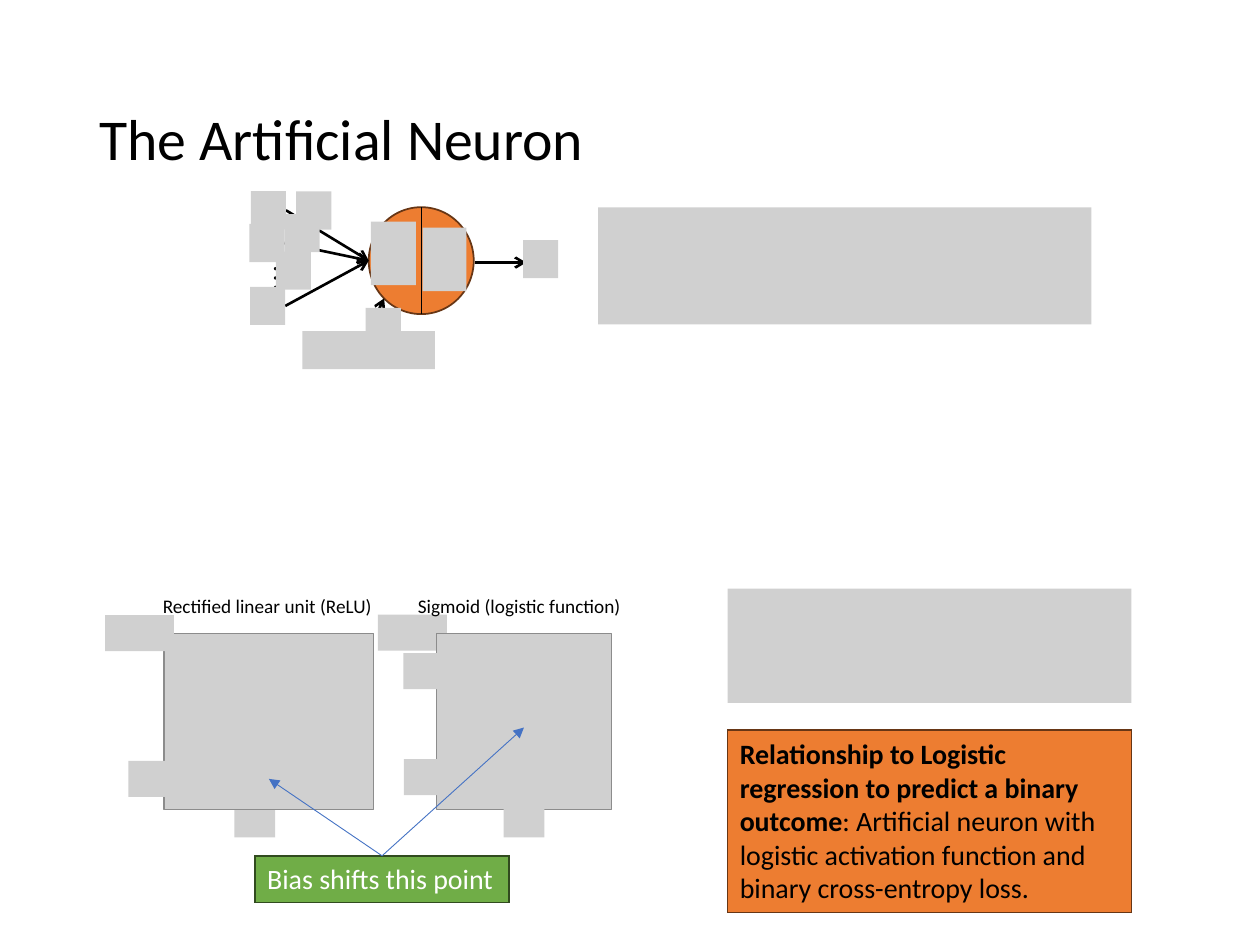
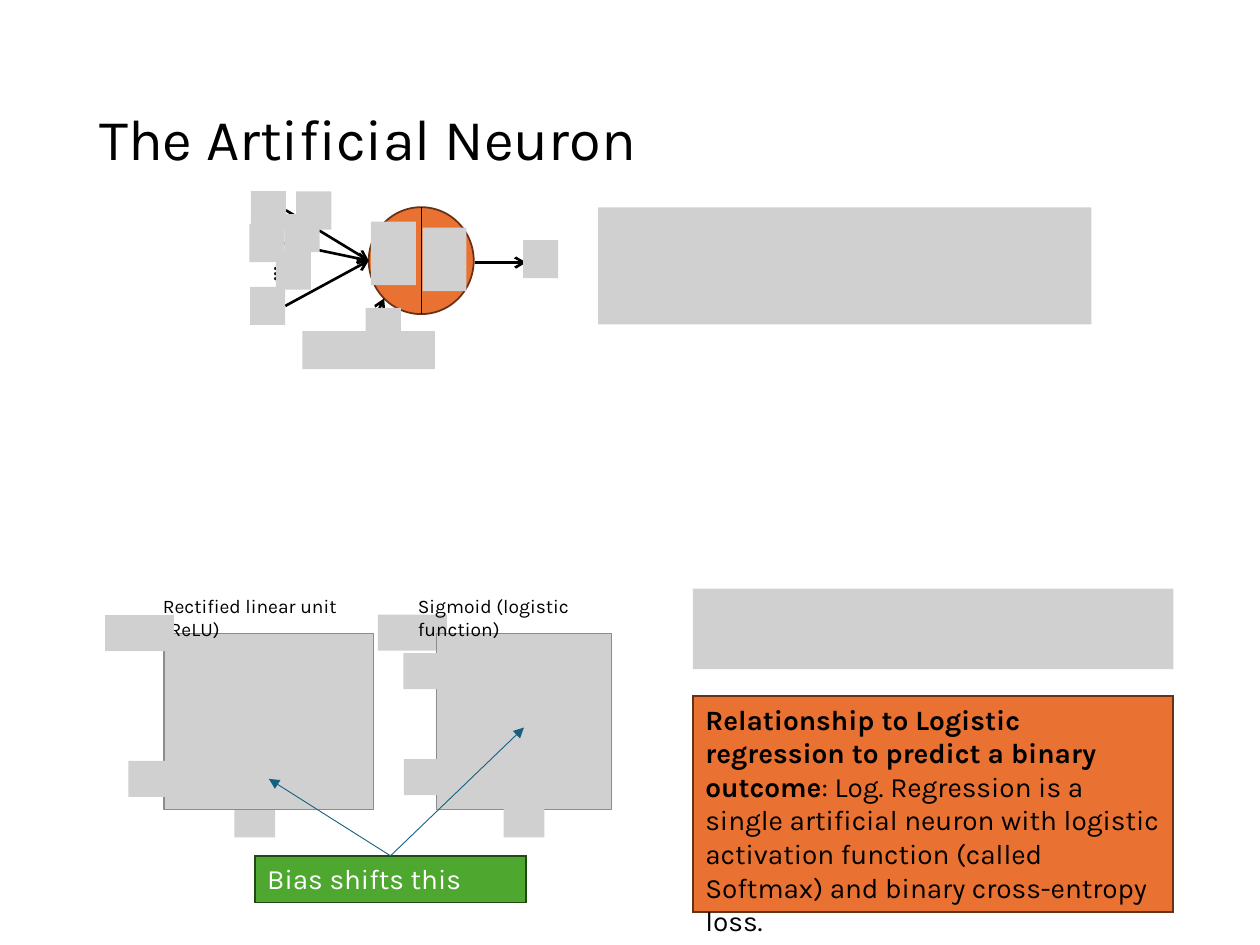
Before and after one commit to mhahsler/Introduction_to_Data_Mining_R_Examples, a slide deck: slide 30 of slides/chap4_alternative_classification.pptx (slide 29 before the commit). Drawn at 1260x945 pixels with LibreOffice and Linux fonts; fonts in the diff are those of the drawing; grey boxes stand for pictures. Boxes give left, top, right and bottom in pixels: in the first picture for what was removed or moved away, otherwise in the second. Text is boxed around its words. In the diff, an @@ line names an element or a change of style, - is before the commit and + after.

```diff
--- a/slides/chap4_alternative_classification.pptx
+++ b/slides/chap4_alternative_classification.pptx
@@ text "…" at [262, 255, 309, 304]: font Times New Roman to Karla @@
@@ font Calibri to Karla in 3 elements at [99, 120, 636, 161], [163, 599, 336, 638], [418, 599, 568, 642] @@
@@ picture: place and size @@
-picture at [728, 588, 1131, 703]
+picture at [693, 588, 1173, 669]
@@ rectangle "Relationship to Logistic regression to ...": place and size @@
-rectangle "Relationship to Logistic regression to ..." at [727, 731, 1131, 914]
+rectangle "Relationship to Logistic regression to ..." at [693, 696, 1173, 912]
@@ rectangle "Relationship to Logistic regression to ..." at [693, 696, 1173, 912]: fill #ED7D31 to #E97132; outline #683715 1 pt to #663216 1 pt @@
@@ text in rectangle at [705, 710, 1159, 904]: text changed; font Calibri to Karla @@
-Relationship to Logistic regression to predict a binary outcome: Artificial neuron with logistic activation function and binary cross-entropy loss.
+Relationship to Logistic regression to predict a binary outcome: Log. Regression is a single artificial neuron with logistic activation function (called Softmax) and binary cross-entropy loss.
@@ arrow moved from (382, 856) - (524, 727) to (391, 856) - (524, 727) @@
@@ arrow (391, 856) - (524, 727): stroke #4472C4 0.5 pt to #156082 0.5 pt @@
@@ arrow moved from (382, 856) - (268, 779) to (391, 856) - (268, 779) @@
@@ arrow (391, 856) - (268, 779): stroke #4472C4 0.5 pt to #156082 0.5 pt @@
@@ rectangle "Bias shifts this point": place and size @@
-rectangle "Bias shifts this point" at [255, 856, 509, 902]
+rectangle "Bias shifts this point" at [255, 856, 525, 902]
@@ rectangle "Bias shifts this point" at [255, 856, 525, 902]: font Calibri to Karla; fill #70AD47 to #4EA72E; outline #314C1F 1 pt to #224914 1 pt @@
```
Also in this commit, not shown: 54 other slides changed, 1 slide added, 1 other file.
